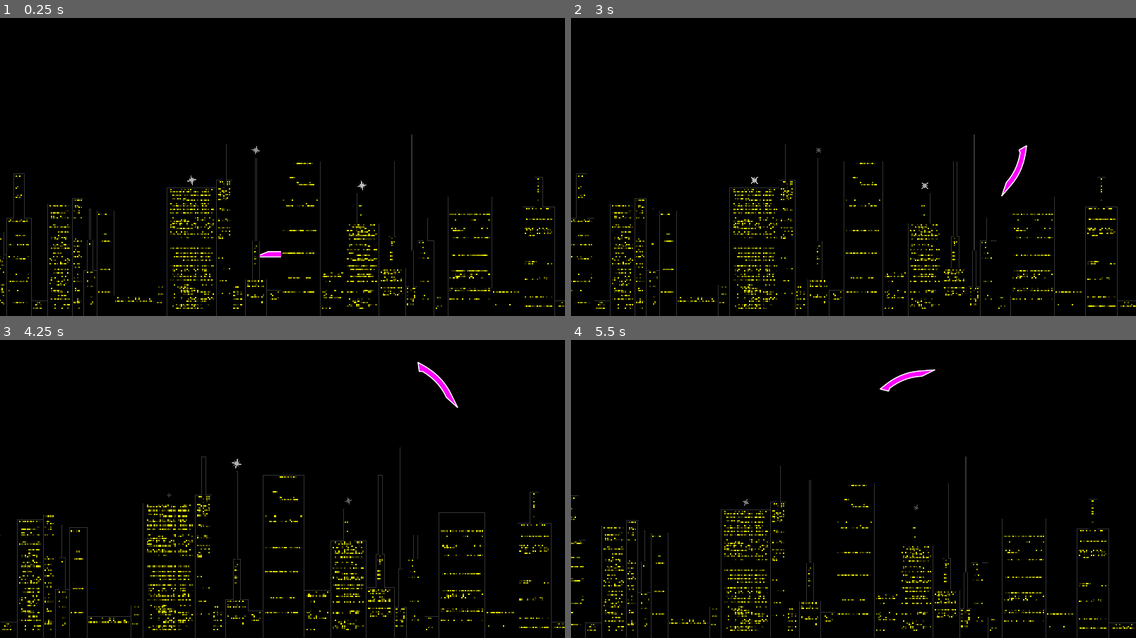
Above: before the commit, frames 1-4 (two rows, left to right).
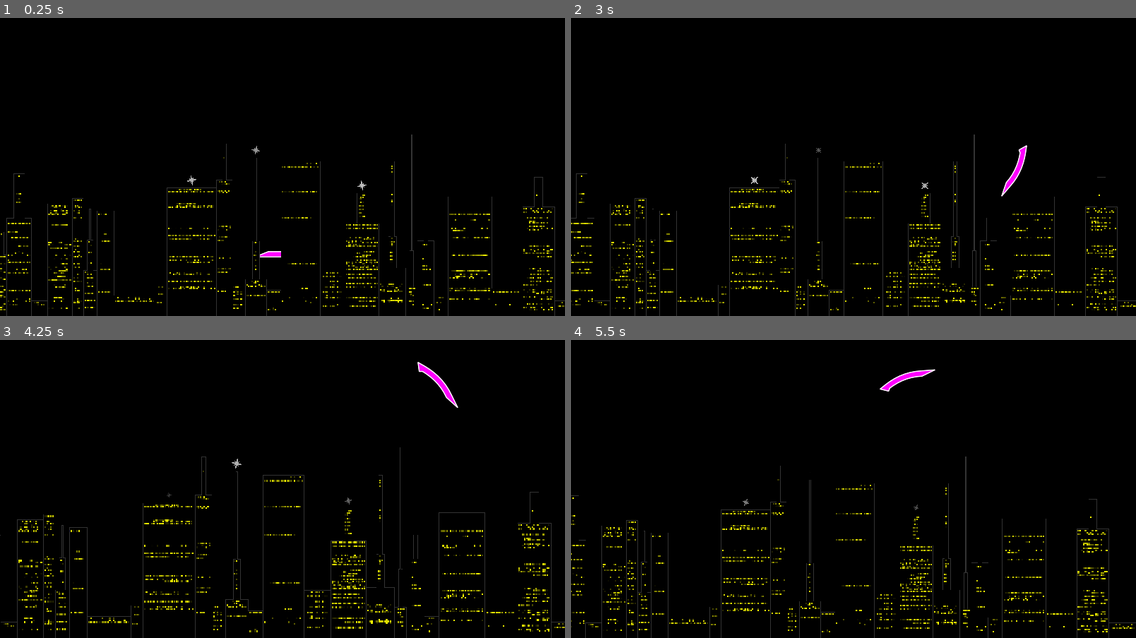
Above: after the commit, the same moments.

Repository: elektito/wyrmsim
Game: Godot game, scene res://World.tscn
Two runs of this game, one before a commit and one after it. Both use one fixed random seed, a clock stepped at 60 frames per second and the inputs below. The engine's default icon, where the game draws it, is replaced by a stand-in: a white triangle on a blue panel in a dark square.
Inputs (mouse positions are in pixels of both pictures, inside the frame that each line leads up to):
- Up to frame 1 (0.25 s): no input
- Up to frame 2 (3 s): move the mouse to (977, 140) at 0.52 s; hold W (up) 0.53-1.28 s; tap . (step) at 0.6, 1.55, 2.3, 2.85 s; tap Enter at 1.25 s; move the mouse to (740, 172) at 1.27 s; hold S (down) 1.28-2.03 s; tap N (add_segment) at 1.35 s; tap Space at 2 s; move the mouse to (910, 86) at 2.02 s; hold W (up) from 2.03 s (still down); tap D (remove_segment) at 2.1 s; move the mouse to (825, 220) at 2.77 s
- Up to frame 3 (4.25 s): move the mouse to (452, 527) at 3.52 s; release W (up) at 3.53 s; hold A (left) from 3.53 s (still down); tap Mouse wheel up (zoom_in) at 3.6 s; tap . (step) at 3.8 s
- Up to frame 4 (5.5 s): move the mouse to (684, 432) at 4.27 s; tap Mouse wheel down (zoom_out) at 4.35 s; tap . (step) at 4.55, 5.1 s; move the mouse to (881, 480) at 5.02 s; release A (left) at 5.03 s; hold S (down) from 5.03 s (still down)

The runs differ from the first frame. In frame 1, 3.2% of the frame differs, in the area x 0-98%, y 46-99%; in frame 2, 3.0%; in frame 3, 3.5%, in the area x 0-98%, y 43-99%; in frame 4, 3.0%.
Error before the commit: Invalid set index '0' (on base: 'Array') with value of type 'bool' (res://WindowRect.gd:96)
Error after the commit: Division By Zero in operator '%'. (res://WindowRect.gd:94)

Commit message:
Some refactoring

Diff:
--- a/Building.gd
+++ b/Building.gd
@@ -17,8 +17,7 @@
 export(float, 0.0, 1.0, 0.01) var fill_rate := 0.2 setget set_fill_rate
 
 var initialized := false
-var window_rects := []
-var section_rects := []
+var sections := []
 var rng = RandomNumberGenerator.new()
 
 func _ready():
@@ -29,23 +28,23 @@
 	rng.seed = rng_seed
 	initialized = true
 
-	if window_rects != []:
-		for wr in window_rects:
-			wr.queue_free()
-	var sections: int
+	if sections != []:
+		for section in sections:
+			section.queue_free()
+	var nsections: int
 	if rect_size.y < 400:
-		sections = 1
+		nsections = 1
 	elif rect_size.y < 500:
-		sections = rng.randi_range(1, 2)
+		nsections = rng.randi_range(1, 2)
 	else:
-		sections = rng.randi_range(1, 3)
+		nsections = rng.randi_range(1, 3)
 
 	var heights := []
 	var widths := []
-	if sections == 1:
+	if nsections == 1:
 		heights.append(rect_size.y)
 		widths.append(rect_size.x)
-	elif sections == 2:
+	elif nsections == 2:
 		var h1 = rect_size.y / rng.randf_range(3, 5)
 		var h2 = rect_size.y - h1
 		heights.append_array([h1, h2])
@@ -64,47 +63,26 @@
 		var w1 = w2 / rng.randf_range(1.5, 4.0)
 		widths.append_array([w1, w2, w3])
 
-	var y = 0.0
-	for i in range(sections):
-		var wr = preload("res://WindowRect.tscn").instance()
+	var y = rect_size.y
+	for i in range(nsections - 1, -1, -1):
+		y -= heights[i]
+		var section = preload("res://BuildingSection.tscn").instance()
 		var x = rect_size.x / 2.0 - widths[i] / 2.0
-		wr.rect_position = Vector2(x + outline_width / 2 + window_margin, y + outline_width / 2 + floor_margin)
-		wr.rect_size = Vector2(widths[i] - 2 * outline_width - 2 * window_margin, heights[i] - 2 * outline_width - 2 * floor_height)
-		wr.rng_seed = rng_seed
-		wr.fill_rate = fill_rate
-		wr.window_color = window_color
-		wr.window_width = window_width
-		wr.floor_height = floor_height
-		wr.floor_margin = floor_margin
-		call_deferred('add_child', wr)
-		section_rects.append(Rect2(x, y, widths[i], heights[i]))
-		y += heights[i]
+		section.rect_position = Vector2(x, y)
+		section.rect_size = Vector2(widths[i], heights[i])
+		section.rng_seed = rng_seed
+		section.fill_rate = fill_rate
+		section.window_color = window_color
+		section.window_width = window_width
+		section.floor_height = floor_height
+		section.floor_margin = floor_margin
+		section.background_color = background_color
+		section.outline_color = outline_color
+		call_deferred('add_child', section)
+		sections.append(section)
 
 	# redraw
 	update()
-
-
-func _draw():
-	if not initialized:
-		return
-
-	for i in range(len(section_rects) - 1, -1, -1):
-		var dx = Vector2(outline_width / 2, 0)
-		var dy = Vector2(0, outline_width / 2)
-		var r: Rect2 = section_rects[i]
-		r.position += dx + dy
-		r.size -= dx - dy
-		draw_rect(r, background_color, true)
-
-		var topleft = r.position
-		var topright = r.position + Vector2(r.size.x, 0)
-		var bottomleft = r.position + Vector2(0, r.size.y)
-		var bottomright = r.position + r.size
-		draw_line(topleft, bottomleft, outline_color, outline_width)
-		draw_line(topleft - dx, topright + dx, outline_color, outline_width)
-		draw_line(topright, bottomright, outline_color, outline_width)
-		if i == len(section_rects) - 1:
-			draw_line(bottomleft + dx, bottomright - dx, Color.black, outline_width)
 
 
 func _on_Building_resized():
@@ -120,6 +98,9 @@
 	if initialized:
 		init()
 
+	for s in sections:
+		s.outline_width = value
+
 
 func set_window_width(value: float):
 	window_width = value
@@ -127,6 +108,9 @@
 	# re-initialize if already initialized
 	if initialized:
 		init()
+
+	for s in sections:
+		s.window_width = value
 
 
 func set_window_margin(value: float):
@@ -136,6 +120,9 @@
 	if initialized:
 		init()
 
+	for s in sections:
+		s.window_margin = value
+
 
 func set_floor_height(value: float):
 	floor_height = value
@@ -143,6 +130,9 @@
 	# re-initialize if already initialized
 	if initialized:
 		init()
+
+	for s in sections:
+		s.floor_height = value
 
 
 func set_floor_margin(value: float):
@@ -152,6 +142,9 @@
 	if initialized:
 		init()
 
+	for s in sections:
+		s.floor_margin = value
+
 
 func set_fill_rate(value: float):
 	fill_rate = value
@@ -160,23 +153,28 @@
 	if initialized:
 		init()
 
+	for s in sections:
+		s.fill_rate = value
+
 
 func set_outline_color(value: Color):
 	outline_color = value
+	for s in sections:
+		s.outline_color = value
 	update()
 
 
 func set_window_color(value: Color):
 	window_color = value
+	for s in sections:
+		s.window_color = value
 	update()
-
-	for wr in window_rects:
-		wr.window_color = value
-		wr.update()
 
 
 func set_background_color(value: Color):
 	background_color = value
+	for s in sections:
+		s.background_color = value
 	update()
 
 
@@ -186,3 +184,6 @@
 	# re-initialize if already initialized
 	if initialized:
 		init()
+
+	for s in sections:
+		s.rng_seed = rng.randi()
--- /dev/null
+++ b/BuildingSection.gd
@@ -0,0 +1,140 @@
+extends Control
+
+export(Color) var outline_color := Color.white setget set_outline_color
+export(float) var outline_width := 3.0 setget set_outline_width
+export(Color) var background_color := Color.black setget set_background_color
+
+export(Color) var window_color := Color.yellow setget set_window_color
+export(float) var window_width := 10.0 setget set_window_width
+export(float) var window_margin := 2.0 setget set_window_margin
+export(float) var floor_height := 10.0 setget set_floor_height
+export(float) var floor_margin := 2.0 setget set_floor_margin
+
+export(int) var rng_seed := 0 setget set_rng_seed
+export(float, 0.0, 1.0, 0.01) var fill_rate := 0.2 setget set_fill_rate
+
+var initialized := false
+var window_rect = null
+var rng = RandomNumberGenerator.new()
+
+func _ready():
+	init()
+
+
+func _draw():
+	if not initialized:
+		return
+
+	var dx = Vector2(outline_width / 2, 0)
+	var dy = Vector2(0, outline_width / 2)
+	var r := Rect2(Vector2.ZERO, rect_size)
+	r.position += dx + dy
+	r.size -= dx - dy
+	draw_rect(r, background_color, true)
+
+	var topleft = r.position
+	var topright = r.position + Vector2(r.size.x, 0)
+	var bottomleft = r.position + Vector2(0, r.size.y)
+	var bottomright = r.position + r.size
+	draw_line(topleft, bottomleft, outline_color, outline_width)
+	draw_line(topleft - dx, topright + dx, outline_color, outline_width)
+	draw_line(topright, bottomright, outline_color, outline_width)
+	draw_line(bottomleft + dx, bottomright - dx, background_color, outline_width)
+
+
+func init():
+	initialized = true
+
+	if window_rect != null:
+		window_rect.queue_free()
+
+	var wr = preload("res://WindowRect.tscn").instance()
+	wr.rect_position = Vector2(outline_width / 2 + window_margin, outline_width / 2 + floor_margin)
+	wr.rect_size = Vector2(rect_size.x - 2 * outline_width - 2 * window_margin, rect_size.y - 2 * outline_width - 2 * floor_height)
+	wr.rng_seed = rng_seed
+	wr.fill_rate = fill_rate
+	wr.window_color = window_color
+	wr.window_width = window_width
+	wr.floor_height = floor_height
+	wr.floor_margin = floor_margin
+	call_deferred('add_child', wr)
+
+	# redraw
+	update()
+
+
+func set_rng_seed(value: int):
+	rng_seed = value
+
+	# re-initialize if already initialized
+	if initialized:
+		init()
+
+
+func set_fill_rate(value: float):
+	fill_rate = value
+
+	# re-initialize if already initialized
+	if initialized:
+		init()
+
+
+func set_floor_height(value: float):
+	floor_height = value
+
+	# re-initialize if already initialized
+	if initialized:
+		init()
+
+
+func set_floor_margin(value: float):
+	floor_margin = value
+
+	# re-initialize if already initialized
+	if initialized:
+		init()
+
+
+func set_window_width(value: float):
+	window_width = value
+
+	# re-initialize if already initialized
+	if initialized:
+		init()
+
+
+func set_window_margin(value: float):
+	window_margin = value
+
+	# re-initialize if already initialized
+	if initialized:
+		init()
+
+
+func set_window_color(value: Color):
+	window_color = value
+	update()
+
+
+func set_outline_color(value: Color):
+	outline_color = value
+	update()
+
+
+func set_outline_width(value: float):
+	outline_width = value
+
+	# re-initialize if already initialized
+	if initialized:
+		init()
+
+
+func set_background_color(value: Color):
+	background_color = value
+	update()
+
+
+func _on_BuildingSection_resized():
+	# re-initialize if already initialized
+	if initialized:
+		init()
--- /dev/null
+++ b/BuildingSection.tscn
@@ -0,0 +1,14 @@
+[gd_scene load_steps=2 format=2]
+
+[ext_resource path="res://BuildingSection.gd" type="Script" id=1]
+
+[node name="BuildingSection" type="Control"]
+mouse_filter = 2
+size_flags_horizontal = 0
+size_flags_vertical = 0
+script = ExtResource( 1 )
+__meta__ = {
+"_edit_use_anchors_": false
+}
+
+[connection signal="resized" from="." to="." method="_on_BuildingSection_resized"]
